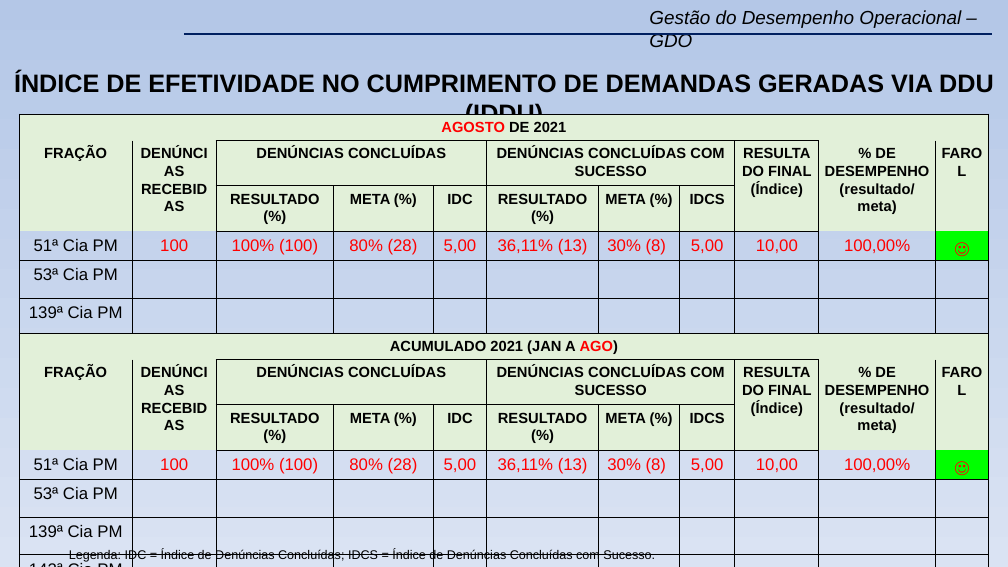
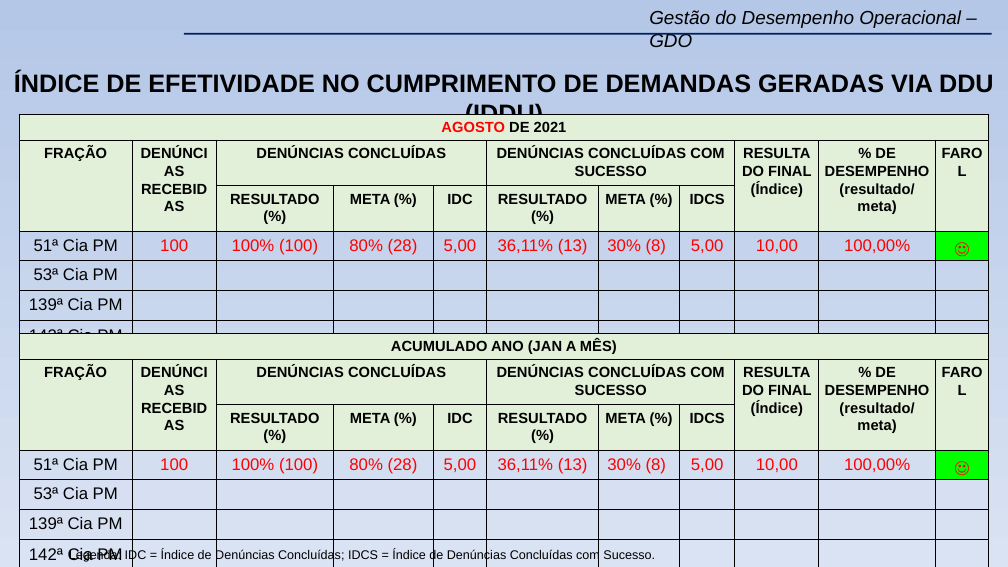
Before and after one commit to WENDEL4891/apresentacao_gdo, a slide deck: slide 17 of files/modelo_apresentacao/Modelo (Novo) GDO 23º BPM.pptx. Drawn at 1008x567 pixels with LibreOffice and Linux fonts; fonts in the diff are those of the drawing; background and template pictures are left out. Boxes give left, top, right and bottom in pixels: in the first picture for what was removed or moved away, otherwise in the second. Text is boxed around its words. In the diff, an @@ line names an element or a change of style, - is before the commit and + after.

```diff
--- a/files/modelo_apresentacao/Modelo (Novo) GDO 23º BPM.pptx
+++ b/files/modelo_apresentacao/Modelo (Novo) GDO 23º BPM.pptx
@@ table: place and size @@
-table at bbox=[19, 114, 989, 362]
+table at bbox=[19, 114, 988, 427]
@@ table at bbox=[19, 333, 988, 567] @@
-row 1, column 1: ACUMULADO 2021 (JAN A AGO)
+row 1, column 1: ACUMULADO ANO (JAN A MÊS)
```
Also in this commit, not shown: 30 other slides changed, 6 other files.
